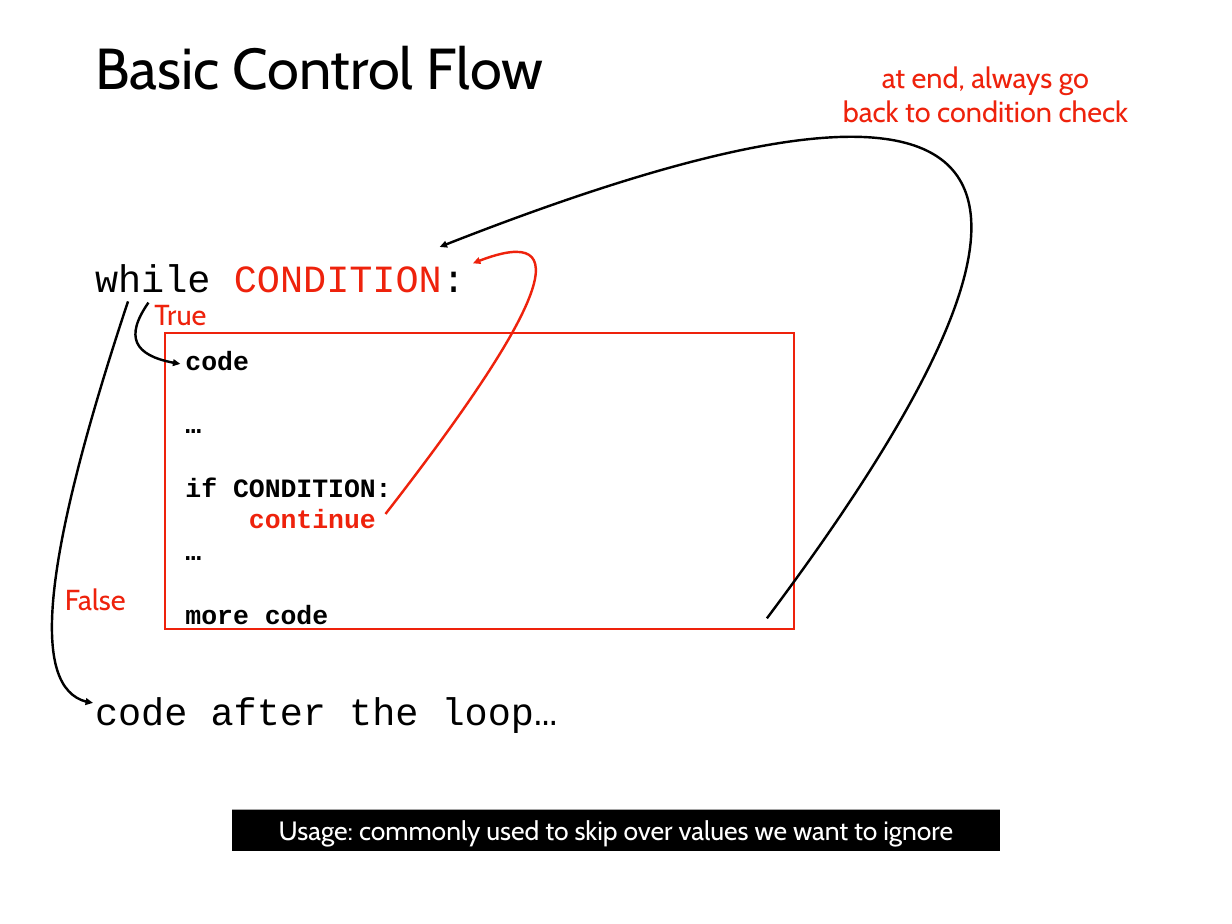
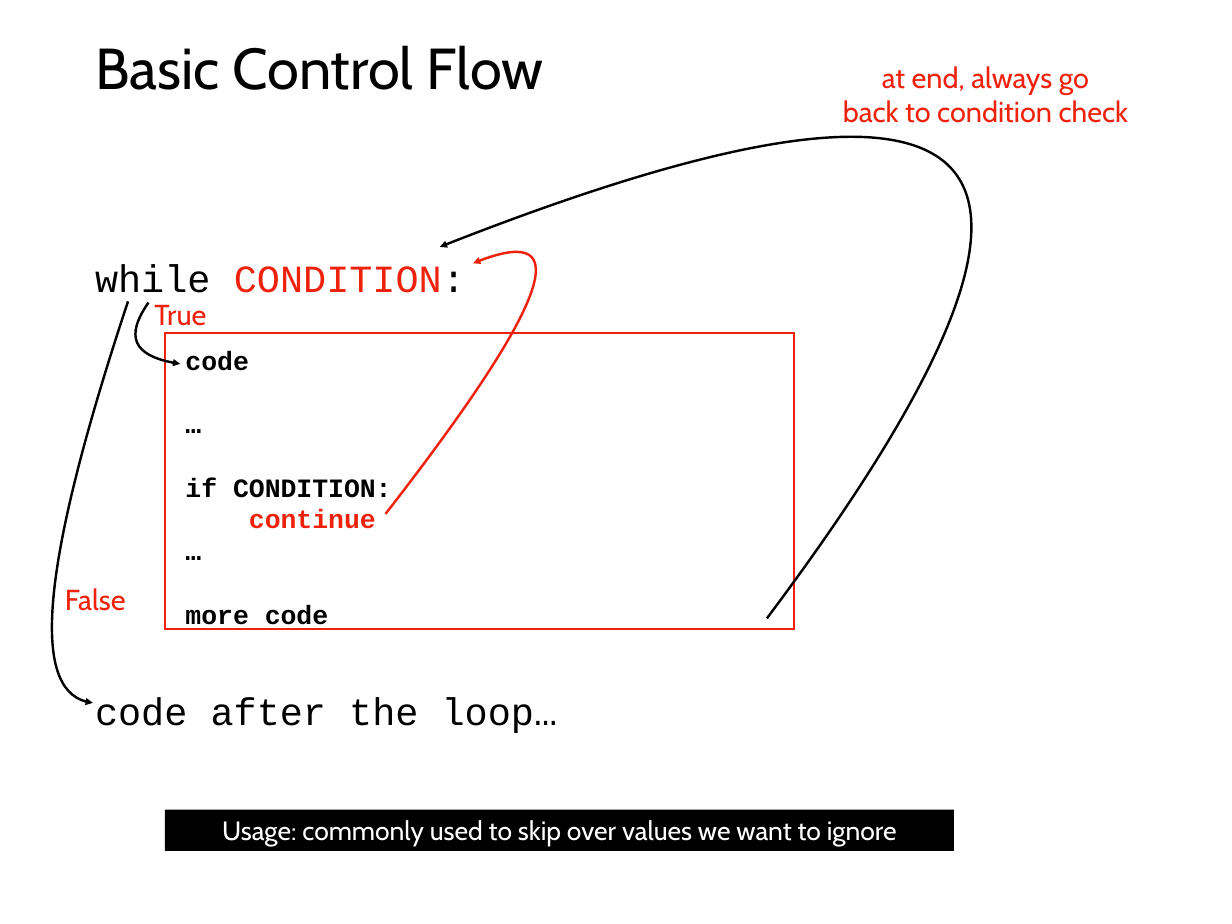
Before and after one commit to tylerharter/caraza-harter-com, a slide deck: slide 50 of tyler/meena/cs220/f20/materials/lec_12_F20.ppt (slide 39 before the commit). Drawn at 1232x924 pixels with LibreOffice and Linux fonts; fonts in the diff are those of the drawing. Boxes give left, top, right and bottom in pixels: in the first picture for what was removed or moved away, otherwise in the second. Text is boxed around its words. In the diff, an @@ line names an element or a change of style, - is before the commit and + after.

```diff
--- a/tyler/meena/cs220/f20/materials/lec_12_F20.ppt
+++ b/tyler/meena/cs220/f20/materials/lec_12_F20.ppt
@@ rectangle "Usage: commonly used to skip ..." resized from (x1=232, y1=809, x2=1000, y2=851) to (x1=165, y1=809, x2=954, y2=851) @@
```
Also in this commit, not shown: 1 other slide changed, 15 slides added.
